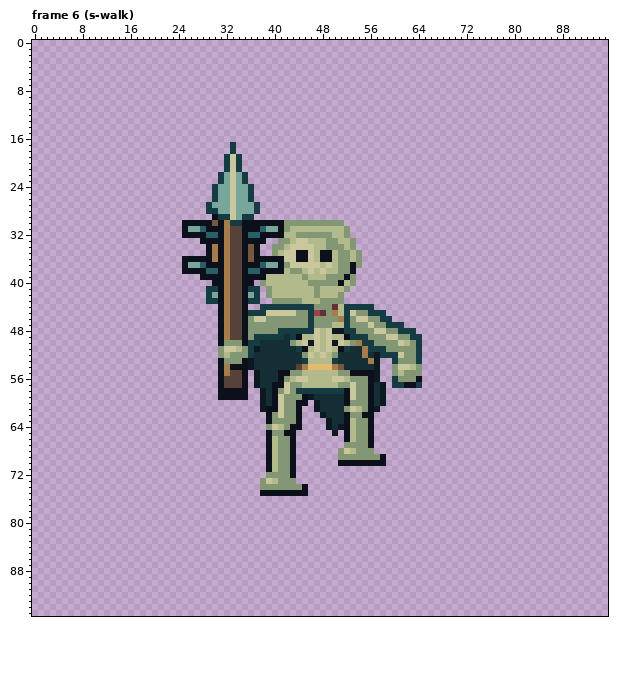
File history of a pixel-art file, art/enemy-tides-0.aseprite. The picture above was drawn from the file before the commit.
96x96 pixels, 128 frames. Shown: frame 6 (s-walk). The commit also changed other frames, which this record leaves out.
Now the later version:
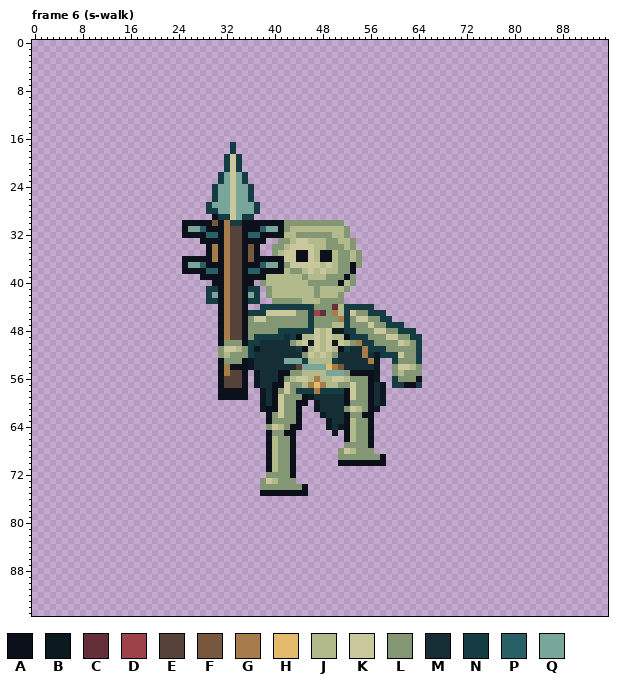
Palette (. is transparent): A #0b101b  B #0c1920  C #652e3b  D #9d4249  E #57423a  F #77573d  G #a77c4b  H #e6ba6d  J #b2ba8b  K #c9c79b  L #839775  M #152d35  N #153b43  P #286068  Q #79a69b
Edits made:
Frame 6 (s-walk), layer "ink":
Colour G replaces colour J in row 56 at x 47; in row 57 at x 46 and 48.
Colour G replaces colour N in row 58 at x 47.
Colour H replaces colour J in row 57 at x 47.
Colour Q replaces colour G in row 54 at x 45.
Colour Q replaces colour H in row 54 at x 46 to 48.
Colour Q replaces colour J in row 55 at x 49 to 50.
Colour Q replaces colour L in row 55 at x 51.
Colour Q replaces colour M in row 53 at x 42 to 44.
